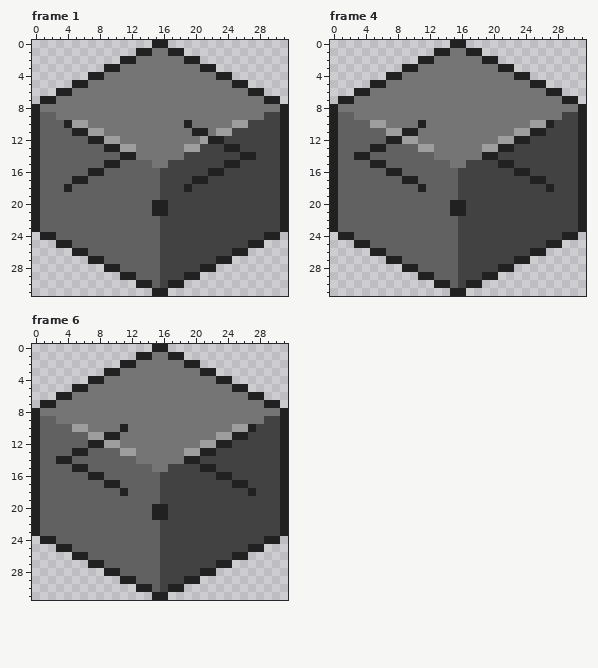
A pixel-art file gets an edit: sourceicons/cubes/looking/source.ase. The first picture shows the starting point.
32x32 pixels, 6 frames. Shown: frame 1, frame 4, frame 6. The commit also changed other frames, which this record leaves out.
Once edited:
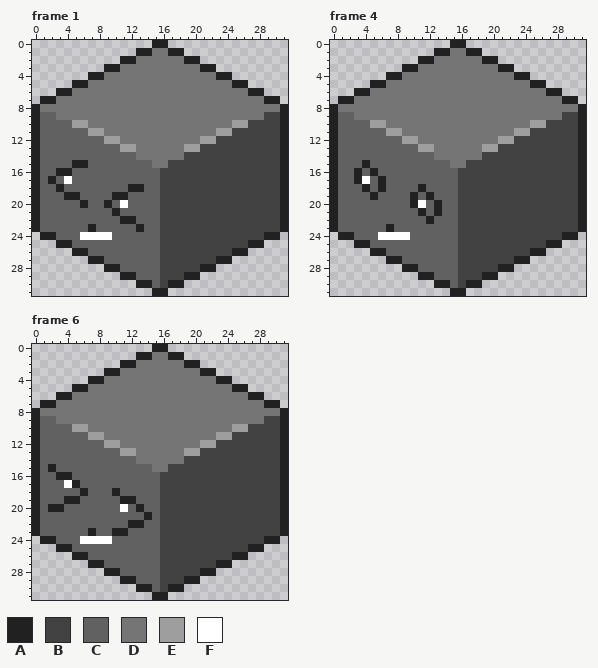
Palette (. is transparent): A #212121  B #424242  C #616161  D #757575  E #9e9e9e  F #ffffff
From old to new:
layer "Eyes" now shown
layer "Mouths" now shown
Changed rows in their new state; - is an unchanged pixel.
Frame 1, layers "Mouths", "Eyes", "Base":
first column x 2:
10 --C--------------D--------
11 ---CC-------------DD------
12 -----CC-------------EB----
13 -------CC-------------BB--
14 ---------CC-------------BB
15 ---AA--CC-------------BB--
16 -AA--CC-------------BB----
17 A-FCC-------------BB------
18 -AC-------AA-----B--------
19 --AA----AA----------------
20 ----A--A-F---CB-----------
21 --------A----CB-----------
22 ---------AA---------------
23 -----A-----A--------------
24 ----FFFF------------------
Frame 4, layers "Mouths", "Eyes", "Base":
first column x 3:
10 --------D---------------B
11 ------DD--------------BB-
12 ----CC--------------BB---
13 --CC--------------BB-----
14 CC--------------BB-------
15 -ACC--------------BB-----
16 A-A-CC--------------BB---
17 AF-A--CC--------------BB-
18 -A-A--------------------B
19 --A----A-A---------------
20 -------AF-A-CB-----------
21 --------A-A-CB-----------
22 ---------A---------------
23 ----A--------------------
24 ---FFFF------------------
Frame 6, layers "Mouths", "Eyes", "Base":
first column x 2:
10 ---------D---------------B
11 -------DD--------------BB-
12 -----CC--------------BB---
13 ---CC--------------BB-----
14 -CC--------------BB-------
15 A--CC--------------BB-----
16 -AA--CC--------------BB---
17 --FA---CC--------------BB-
18 ----A---AC---------------B
19 --AA-----AA---------------
20 AA-------F-A-CB-----------
21 ------------ACB-----------
22 ----------AA--------------
23 -----A--AA----------------
24 ----FFFF------------------
Changed places in both pictures, as pixel boxes (x1, y1, x2, y2):
changed: (48, 120, 256, 240)
changed: (354, 120, 466, 240)
changed: (482, 120, 554, 192)
changed: (48, 424, 168, 544)
changed: (184, 424, 256, 496)
